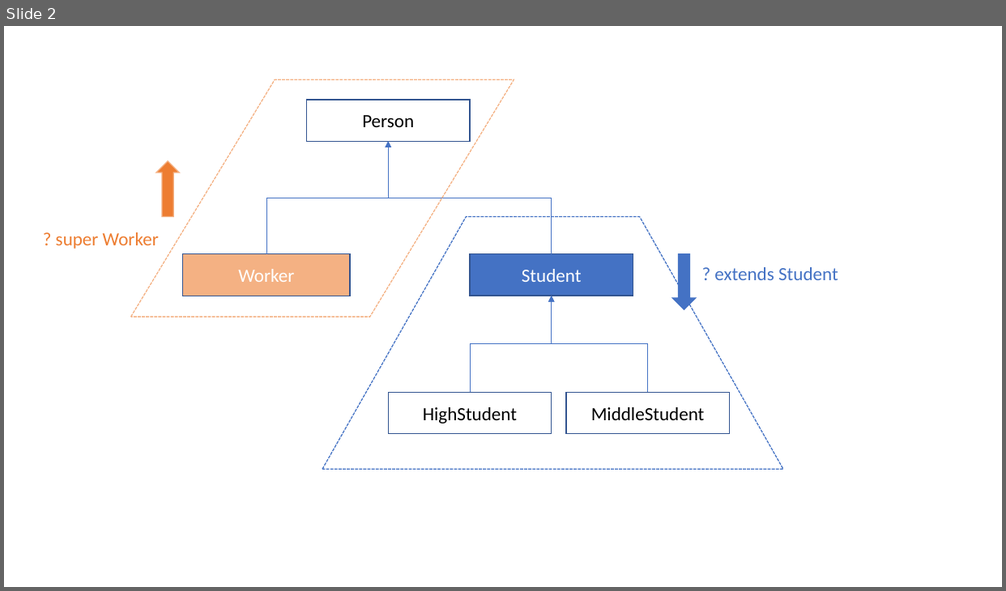
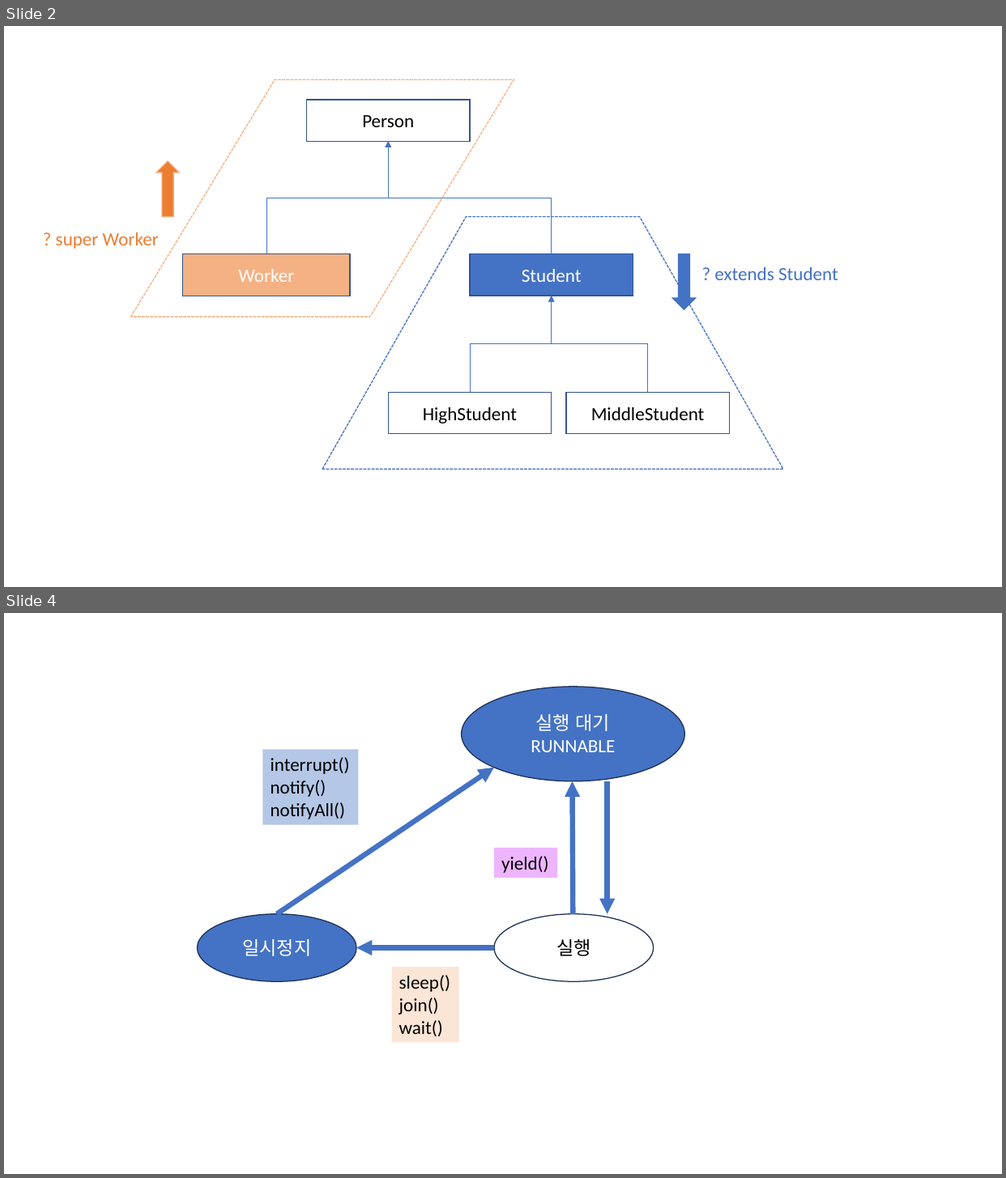
Before and after one commit to say-cheeeeze/thisisjava1, a slide deck: doc/slides.pptx. Shown one above the other, each under a label of ours: slide 2 before the commit, slides 2 and 4 after it; the slides between them are not shown. The pictures are 1006x591 and 1006x1178 pixels, drawn with LibreOffice and Linux fonts; fonts in the diff are those of the drawing. Boxes give left, top, right and bottom in pixels: in the first picture for what was removed or moved away, otherwise in the second. Text is boxed around its words. In the diff, an @@ line names an element or a change of style, - is before the commit and + after.

```diff
--- a/doc/slides.pptx
+++ b/doc/slides.pptx
@@ slide 4 added at [4,613,1002,1174], background #FFFFFF @@
@@ ellipse added at [462,687,684,781], fill #4472C4, outline #1E3256 1 pt, 18 pt, text #FFFFFF @@
+실행 대기
+RUNNABLE
@@ rectangle added at [263,749,359,825], fill #B4C7E7, 18 pt, text #000000 @@
+interrupt()
+notify()
+notifyAll()
@@ arrow added from (276, 914) to (494, 767), #4472C4 5 pt @@
@@ arrow added from (573, 914) to (572, 781), #4472C4 5 pt @@
@@ arrow added from (607, 781) to (607, 914), #4472C4 5 pt @@
@@ rectangle added at [494,848,558,878], fill #EEB5FF, 18 pt, text #000000 @@
+yield()
@@ ellipse added at [197,914,356,982], fill #4472C4, outline #1E3256 1 pt, 18 pt, text #FFFFFF @@
+일시정지
@@ ellipse added at [494,914,654,982], outline #1E3256 1 pt, 18 pt, text #000000 @@
+실행
@@ arrow added from (494, 948) to (356, 948), #4472C4 5 pt @@
@@ rectangle added at [392,967,459,1043], fill #FBE5D6, 18 pt, text #000000 @@
+sleep()
+join()
+wait()
```
Also in this commit, not shown: 1 other slide added, 14 other files.
